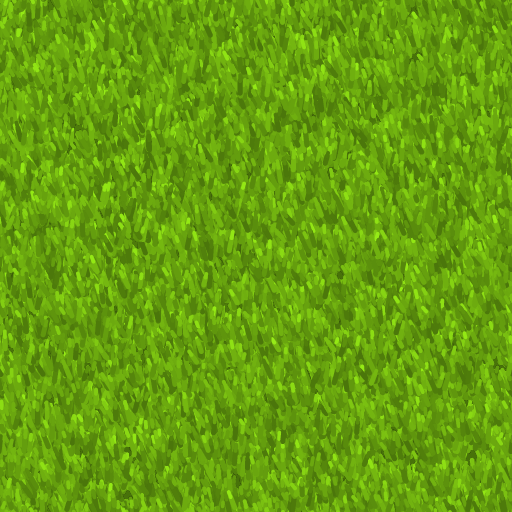
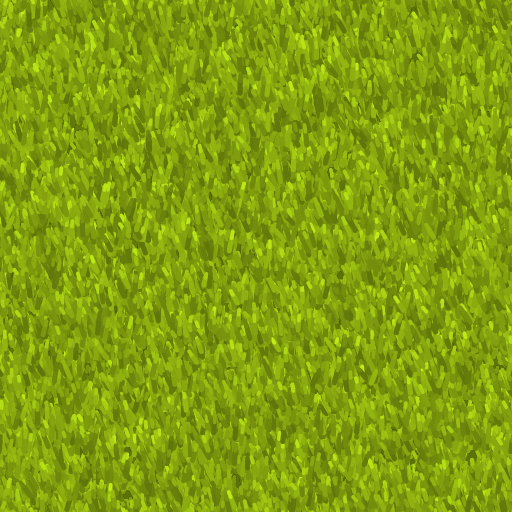
Comparing the layer stacks of the two 512x512 images. Changes:
painted on "Warstwa 1" over (0, 0, 512, 512)
